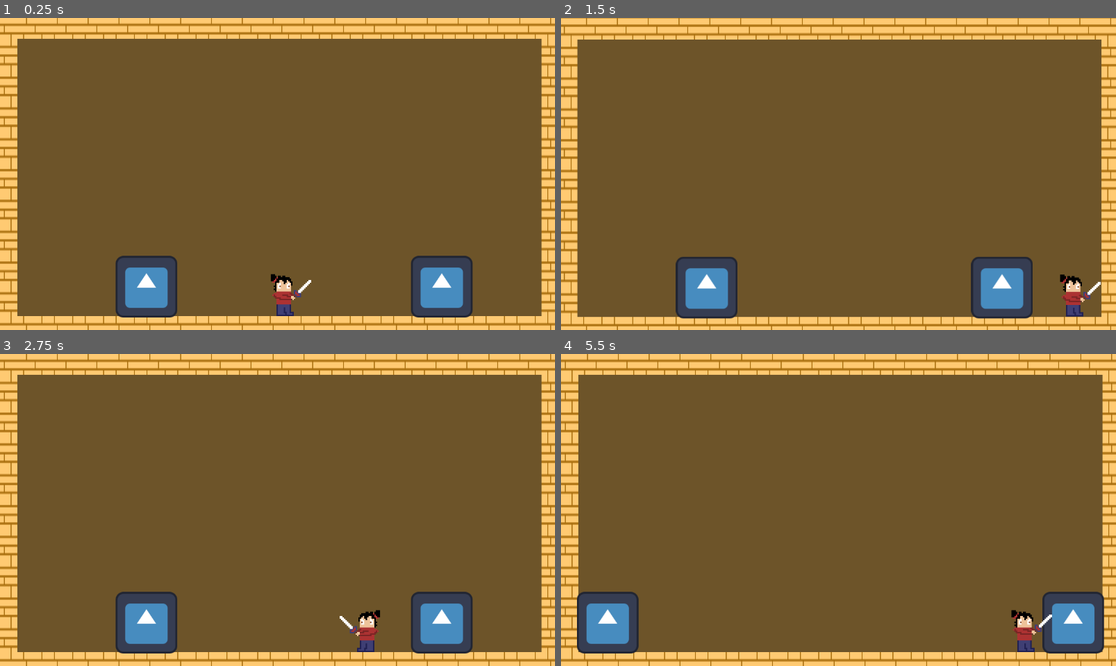
Above: before the commit, frames 1-4 (two rows, left to right).
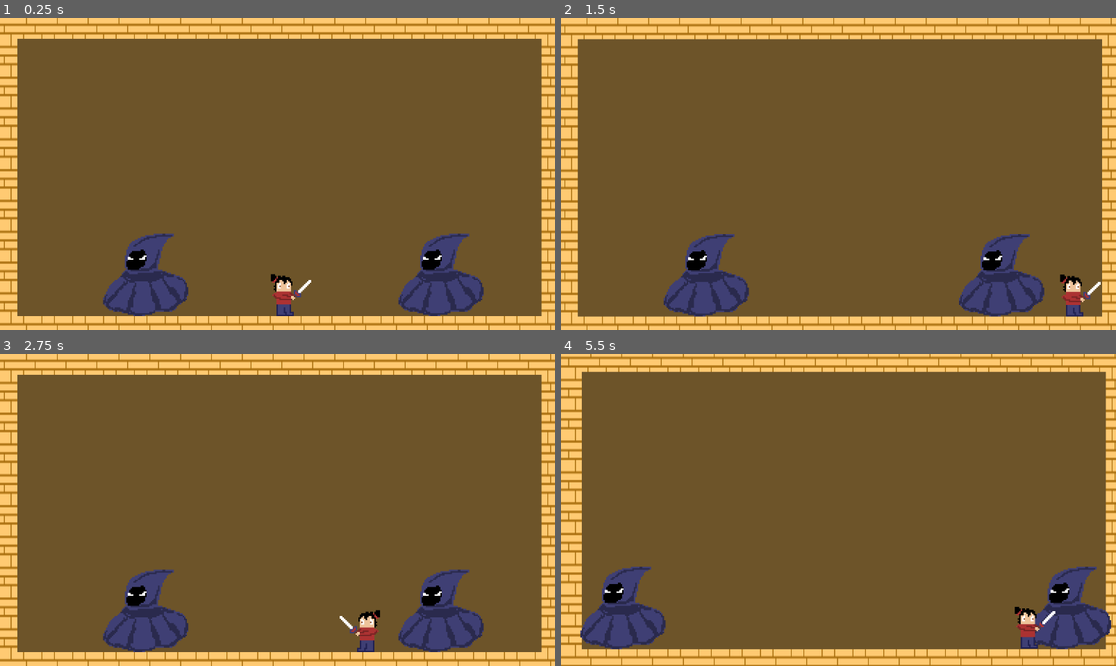
Above: after the commit, the same moments.

Repository: J-Abitria/crimson-jam-26
Game: Godot game, scene res://battleground.tscn
Same seed, same stepped clock (60 frames per second), same inputs: the game is played once before the commit and once after it. The engine's default icon, where the game draws it, is replaced by a stand-in: a white triangle on a blue panel in a dark square.
Inputs:
- Up to frame 1 (0.25 s): no input
- Up to frame 2 (1.5 s): tap Enter at 0.5 s; hold Right (move_right) from 0.53 s (still down); tap Down (aim_down) at 0.6 s; tap Z (jump) at 0.77 s; tap Up (aim_up) at 1.35 s
- Up to frame 3 (2.75 s): tap Z (jump) at 1.52 s; release Right (move_right) at 2.03 s; hold Left (move_left) from 2.03 s (still down); tap X (attack) at 2.1 s
- Up to frame 4 (5.5 s): release Left (move_left) at 2.78 s; hold Right (move_right) 2.78-4.28 s; tap Down (aim_down) at 2.85, 5.1 s; tap Z (jump) at 3.02, 3.77, 4.52 s; tap Up (aim_up) at 3.6 s; hold Left (move_left) 4.28-5.03 s; tap X (attack) at 4.35 s; hold Right (move_right) from 5.03 s (still down)

The runs differ from the first frame. In frame 1, 5.3% of the frame differs, in the area x 18-88%, y 69-96%; in frame 2, 9.9%; in frame 3, 5.3%; in frame 4, 17%, in the area x 0-100%, y 0-100%.

Commit message:
Added bundle and rolling animations

Diff:
--- a/unleash-beast/Assets/Scripts/twin.gd
+++ b/unleash-beast/Assets/Scripts/twin.gd
@@ -17,7 +17,8 @@
 @onready var hurtbox = $Hurtbox
 @onready var timer = $Timer
 @onready var attack_state = AttackState.IDLE
-@onready var sprite = $Sprite2D
+@onready var animation_player = $AnimationPlayer
+@onready var animated_sprite = $AnimatedSprite2D
 
 var base_order = [AttackState.ROLL, AttackState.JUMP, AttackState.DASH]
 var attack_direction = 1
@@ -26,6 +27,7 @@
 var was_on_floor = false
 
 func _ready() -> void:
+	animation_player.play("idle")
 	hurtbox.area_entered.connect(_on_player_collision)
 	timer.wait_time = 3.5
 	timer.one_shot = false
@@ -109,9 +111,9 @@
 	attack_timer.start()
 
 func flash_white():
-	sprite.modulate = Color(10, 10, 10, 10)
+	animated_sprite.modulate = Color(10, 10, 10, 10)
 	await get_tree().create_timer(0.1).timeout
-	sprite.modulate = Color(1, 1, 1, 1)
+	animated_sprite.modulate = Color(1, 1, 1, 1)
 
 func enemy_take_damage(amount):
 	flash_white()
--- a/unleash-beast/twin.tscn
+++ b/unleash-beast/twin.tscn
@@ -1,19 +1,87 @@
 [gd_scene format=3 uid="uid://bw38dqreyqam3"]
 
-[ext_resource type="Texture2D" uid="uid://cuu03vwjkuacx" path="res://icon.svg" id="1_7k104"]
+[ext_resource type="Texture2D" uid="uid://o0k2hh2y0rbm" path="res://Assets/Animations/Twin-Idle/Twin-Idle1.png" id="1_qc846"]
+[ext_resource type="Texture2D" uid="uid://2sns2ph06xu2" path="res://Assets/Animations/Twin-Idle/Twin-Idle2.png" id="2_ragtu"]
+[ext_resource type="Texture2D" uid="uid://cr5pf5nahpt1y" path="res://Assets/Animations/Twin-Idle/Twin-Idle3.png" id="3_s1jrl"]
+
+[sub_resource type="SpriteFrames" id="SpriteFrames_g4v7s"]
+animations = [{
+"frames": [{
+"duration": 1.0,
+"texture": ExtResource("1_qc846")
+}, {
+"duration": 1.0,
+"texture": ExtResource("2_ragtu")
+}, {
+"duration": 1.0,
+"texture": ExtResource("3_s1jrl")
+}],
+"loop": 1,
+"name": &"idle",
+"speed": 12.0
+}]
+
+[sub_resource type="Animation" id="Animation_218tw"]
+length = 0.001
+tracks/0/type = "value"
+tracks/0/imported = false
+tracks/0/enabled = true
+tracks/0/path = NodePath("AnimatedSprite2D:frame")
+tracks/0/interp = 1
+tracks/0/loop_wrap = true
+tracks/0/keys = {
+"times": PackedFloat32Array(0),
+"transitions": PackedFloat32Array(1),
+"update": 1,
+"values": [0]
+}
+
+[sub_resource type="Animation" id="Animation_mv07x"]
+resource_name = "idle"
+length = 0.25
+loop_mode = 1
+tracks/0/type = "value"
+tracks/0/imported = false
+tracks/0/enabled = true
+tracks/0/path = NodePath("AnimatedSprite2D:frame")
+tracks/0/interp = 1
+tracks/0/loop_wrap = true
+tracks/0/keys = {
+"times": PackedFloat32Array(0, 0.083, 0.166),
+"transitions": PackedFloat32Array(1, 1, 1),
+"update": 1,
+"values": [0, 1, 2]
+}
+
+[sub_resource type="AnimationLibrary" id="AnimationLibrary_867os"]
+_data = {
+&"RESET": SubResource("Animation_218tw"),
+&"idle": SubResource("Animation_mv07x")
+}
 
 [sub_resource type="CircleShape2D" id="CircleShape2D_g4v7s"]
 
 [sub_resource type="CircleShape2D" id="CircleShape2D_yf5fn"]
 
 [node name="Twin" type="CharacterBody2D" unique_id=770635140]
+scale = Vector2(3, 3)
 collision_layer = 8
 
-[node name="Sprite2D" type="Sprite2D" parent="." unique_id=532424932]
-texture = ExtResource("1_7k104")
+[node name="Timer" type="Timer" parent="." unique_id=2077515669]
+
+[node name="AttackTimer" type="Timer" parent="." unique_id=672925963]
+
+[node name="AnimatedSprite2D" type="AnimatedSprite2D" parent="." unique_id=866275582]
+texture_filter = 1
+sprite_frames = SubResource("SpriteFrames_g4v7s")
+animation = &"idle"
+
+[node name="AnimationPlayer" type="AnimationPlayer" parent="." unique_id=1653497507]
+libraries/ = SubResource("AnimationLibrary_867os")
 
 [node name="CollisionShape2D" type="CollisionShape2D" parent="." unique_id=1337536199]
-scale = Vector2(6.077858, 6.077858)
+position = Vector2(-1.66, 4)
+scale = Vector2(2.7, 2.7)
 shape = SubResource("CircleShape2D_g4v7s")
 
 [node name="Hurtbox" type="Area2D" parent="." unique_id=1091808510]
@@ -21,9 +89,6 @@
 collision_mask = 32
 
 [node name="CollisionShape2D" type="CollisionShape2D" parent="Hurtbox" unique_id=2130497132]
-scale = Vector2(5.708289, 5.708289)
+position = Vector2(-1.66, 4)
+scale = Vector2(2.7, 2.7)
 shape = SubResource("CircleShape2D_yf5fn")
-
-[node name="Timer" type="Timer" parent="." unique_id=2077515669]
-
-[node name="AttackTimer" type="Timer" parent="." unique_id=672925963]
Binary file added: unleash-beast/Assets/Animations/Twin-Bundle/Twin-Bundle1.png
Binary file added: unleash-beast/Assets/Animations/Twin-Bundle/Twin-Bundle2.png
Binary file added: unleash-beast/Assets/Animations/Twin-Bundle/Twin-Bundle3.png
Not shown, added: unleash-beast/Assets/Animations/Twin-Idle/Twin-Idle1.png.import
Not shown, added: unleash-beast/Assets/Animations/Twin-Idle/Twin-Idle2.png.import
Not shown, added: unleash-beast/Assets/Animations/Twin-Idle/Twin-Idle3.png.import
Binary file added: unleash-beast/Assets/Animations/Twin-Rolling/Twin-Rolling1.png
Binary file added: unleash-beast/Assets/Animations/Twin-Rolling/Twin-Rolling2.png
Binary file added: unleash-beast/Assets/Animations/Twin-Rolling/Twin-Rolling3.png
Binary file added: unleash-beast/Assets/Animations/Twin-Rolling/Twin-Rolling4.png
